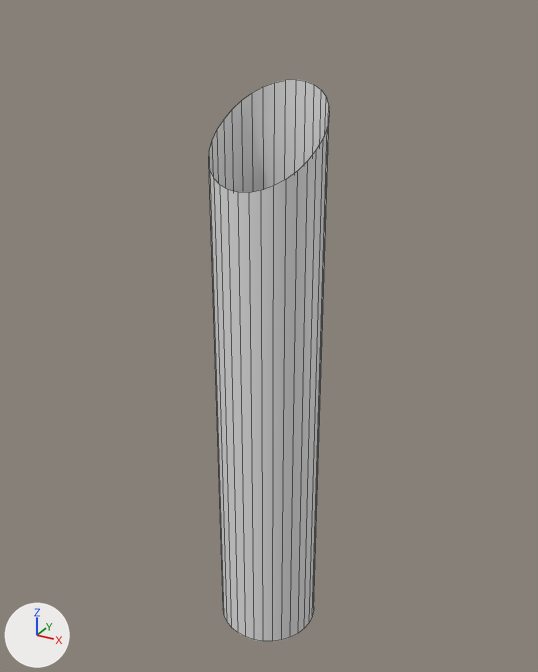
A saved change to the FBX model Assets/3D/VFX_3d_Assets/Beams/Beam_Fire.fbx.
The view is the same before and after, from a camera (50 mm lens) standing at (6.13, -11.12, 12.08) and looking at (-0.1, 0.21, 6.41). Arrows for +X, +Y and +Z are at lower left; the lights stay in place. Mesh edges are drawn as thin lines. Where no turn or scale is listed for an object, it has been applied to the vertices.

Before the edit, the objects in view are built like this:
```python
me_cylinder_003 = bpy.data.meshes.new('Cylinder.003')
me_cylinder_003.from_pydata(...)  # 64 vertices, 32 faces; spans x -1.0..1.0, y -1.0..1.0, z -10.17..0.79
ob_beam_fire = bpy.data.objects.new('Beam_Fire', me_cylinder_003)
ob_beam_fire.location = (0.0, 0.0, 10.17)
```
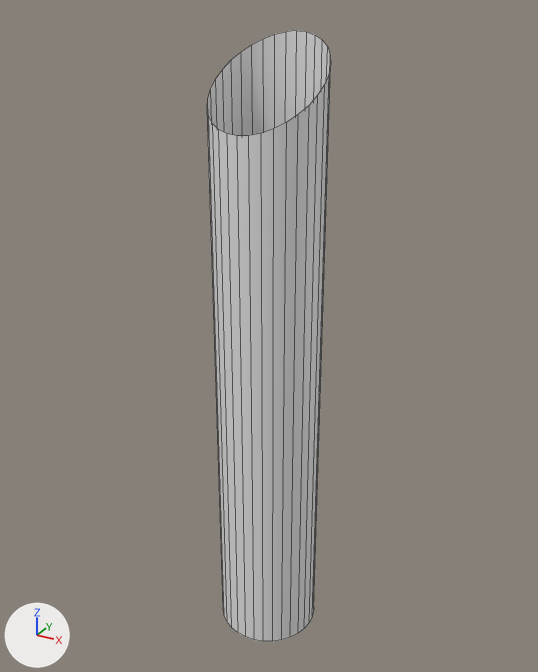
Where the newer file only moved an object's origin or applied its transform, the numbers keep the older frame.

Pixel boxes (x1, y1, x2, y2) of what changed, in the pictures (538 x 672 px):
'Beam_Fire', reshaped (9% taller)
    before: (209, 79, 329, 641)
    after: (207, 30, 331, 641)

Edits to the bpy script that builds the scene:
```text
Change me_cylinder_003:
    where me_cylinder_003.from_pydata(...)  # 64 vertices, 32 faces; spans x -1.0..1.0, y -1.0..1.0, z -10.17..0.79
    used by ob_beam_fire; location = (0.0, 0.0, 10.17)
    me_cylinder_003 part 1: all 32 vertices in x -1.0..1.0, y -1.0..1.0, z -0.78..0.79 are scaled about their middle by (1, 1, 0.932), then moved by (0.0, 0.0, 0.83)
```
